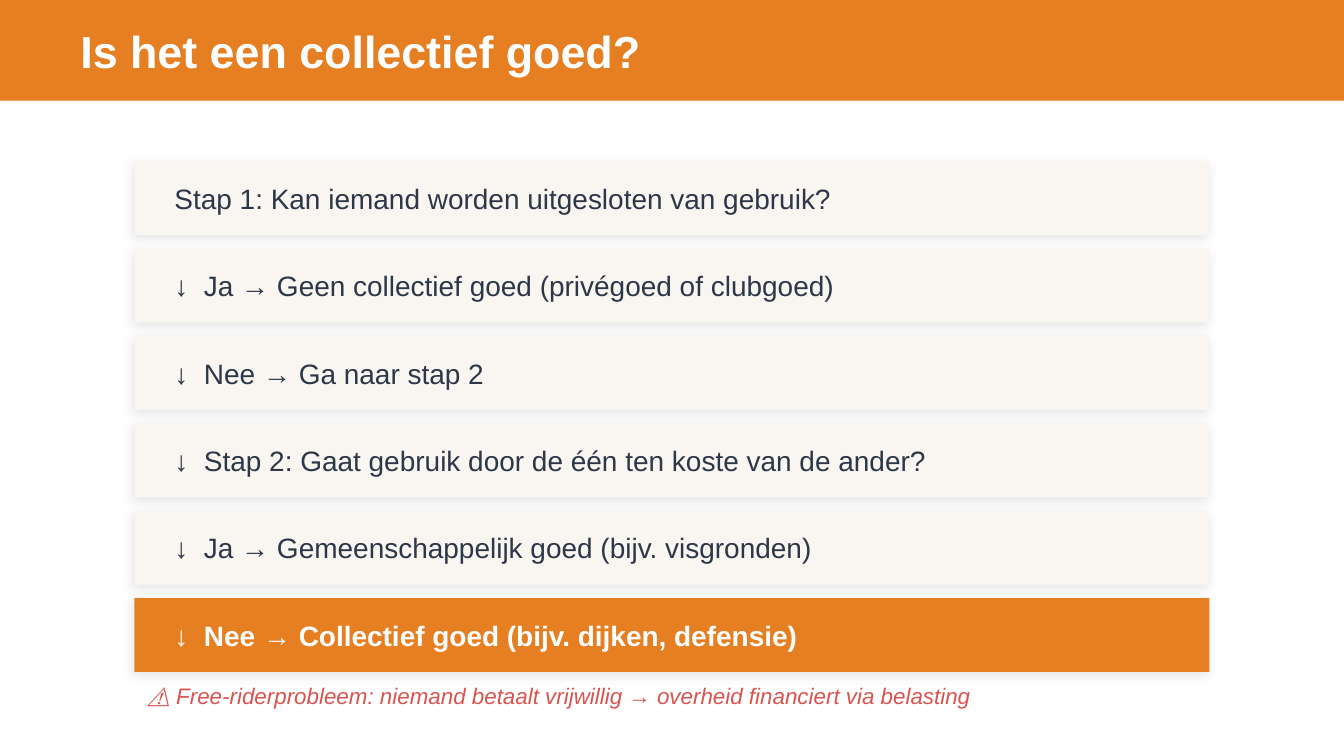
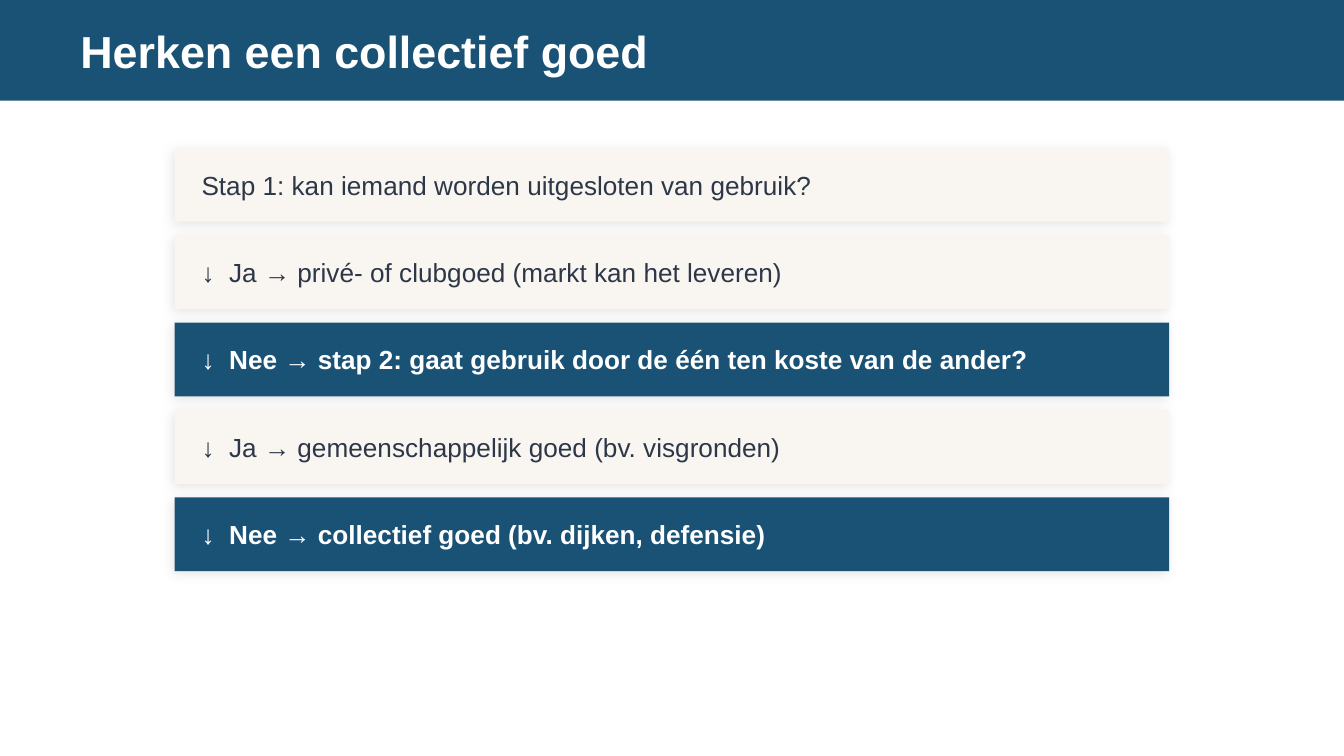
Before and after one commit to meijer1973/economie-vwo4-m3, a slide deck: slide 6 of 3.3 Hoofdstuk 3 - Overheid/3.3.4 Paragraaf 4 - Toepassen/2. Leren/3.3.4 Toepassen – presentatie.pptx. Drawn at 1344x756 pixels with LibreOffice and Linux fonts; fonts in the diff are those of the drawing. Boxes give left, top, right and bottom in pixels: in the first picture for what was removed or moved away, otherwise in the second. Text is boxed around its words. In the diff, an @@ line names an element or a change of style, - is before the commit and + after.

```diff
--- a/3.3 Hoofdstuk 3 - Overheid/3.3.4 Paragraaf 4 - Toepassen/2. Leren/3.3.4 Toepassen – presentatie.pptx
+++ b/3.3 Hoofdstuk 3 - Overheid/3.3.4 Paragraaf 4 - Toepassen/2. Leren/3.3.4 Toepassen – presentatie.pptx
@@ rectangle at [0,0,1344,101]: fill #E67E22 to #1A5276 @@
@@ text at [80,35,648,77]: text changed @@
-Is het een collectief goed?
+Herken een collectief goed
@@ rectangle: place and size @@
-rectangle at [134,161,1210,235]
+rectangle at [175,148,1169,222]
@@ text at [202,176,811,201]: text changed; size 15 to 14 pt @@
-Stap 1: Kan iemand worden uitgesloten van gebruik?
+Stap 1: kan iemand worden uitgesloten van gebruik?
@@ rectangle: place and size @@
-rectangle at [134,249,1210,323]
+rectangle at [175,235,1169,309]
@@ text at [229,262,781,288]: text changed; size 15 to 14 pt @@
-↓ Ja → Geen collectief goed (privégoed of clubgoed)
+↓ Ja → privé- of clubgoed (markt kan het leveren)
@@ rectangle at [175,323,1169,396]: fill #F9F6F1 to #1A5276; proportions changed @@
@@ rectangle: place and size @@
-rectangle at [134,336,1210,410]
+rectangle at [175,323,1169,396]
@@ text at [229,350,1027,375]: text changed; size 15 to 14 pt; text colour #2D3748 to #FFFFFF; bold on @@
-↓ Nee → Ga naar stap 2
+↓ Nee → stap 2: gaat gebruik door de één ten koste van de ander?
@@ proportions changed in 3 elements at [175,148,1169,222], [175,235,1169,309], [175,410,1169,484] @@
@@ rectangle: place and size @@
-rectangle at [134,423,1210,497]
+rectangle at [175,410,1169,484]
@@ text at [229,438,780,463]: text changed; size 15 to 14 pt @@
-↓ Stap 2: Gaat gebruik door de één ten koste van de ander?
+↓ Ja → gemeenschappelijk goed (bv. visgronden)
@@ rectangle: place and size @@
-rectangle at [134,511,1210,585]
+rectangle at [175,497,1169,571]
@@ rectangle at [175,497,1169,571]: fill #F9F6F1 to #1A5276; proportions changed @@
@@ text at [229,525,765,550]: text changed; size 15 to 14 pt; text colour #2D3748 to #FFFFFF; bold on @@
-↓ Ja → Gemeenschappelijk goed (bijv. visgronden)
+↓ Nee → collectief goed (bv. dijken, defensie)
@@ rectangle removed at [134,598,1210,672] @@
@@ text removed at [204,625,797,651] @@
-↓ Nee → Collectief goed (bijv. dijken, defensie)
@@ text removed at [176,688,970,709] @@
-⚠ Free-riderprobleem: niemand betaalt vrijwillig → overheid financiert via belasting
```
Also in this commit, not shown: 7 other slides changed, 7 slides added, 4 slides removed, 7 other files.
